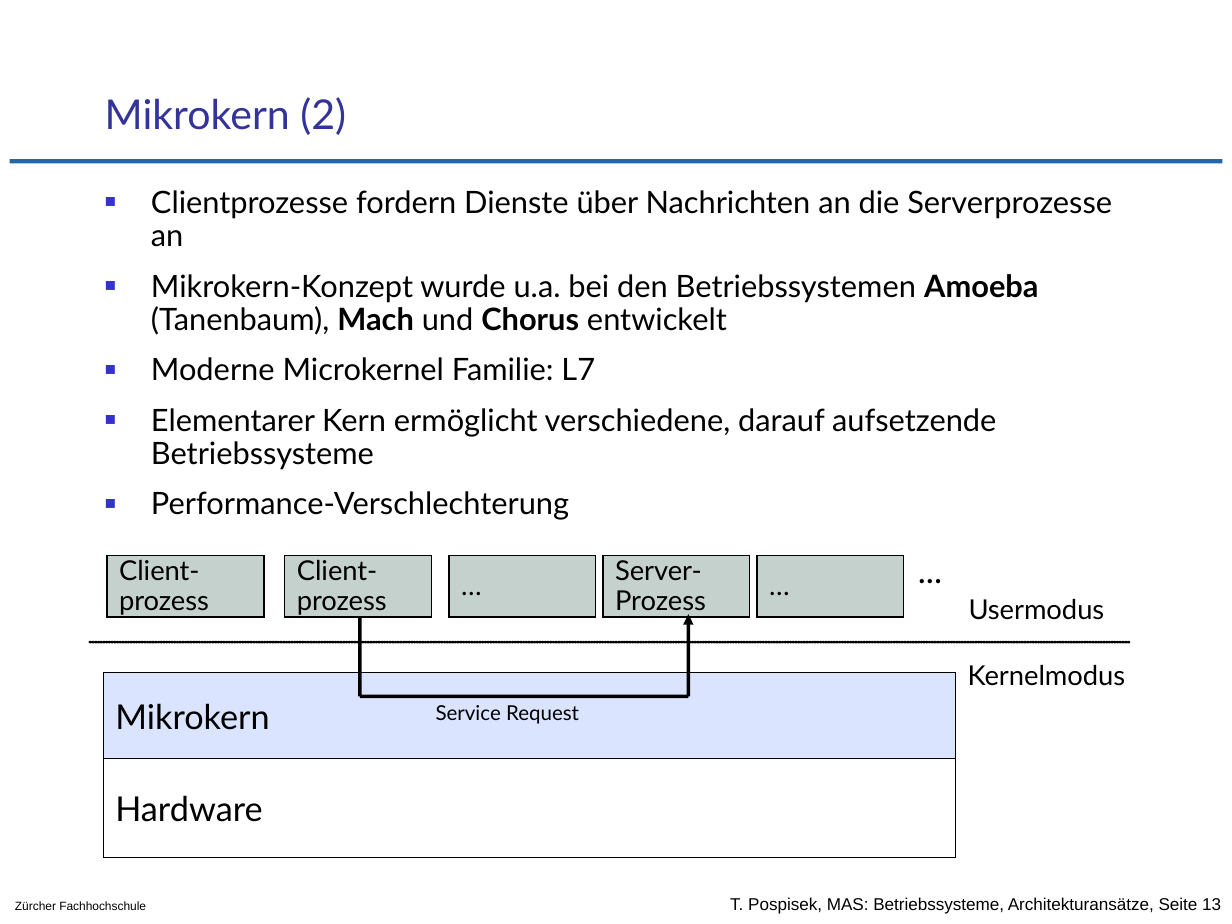
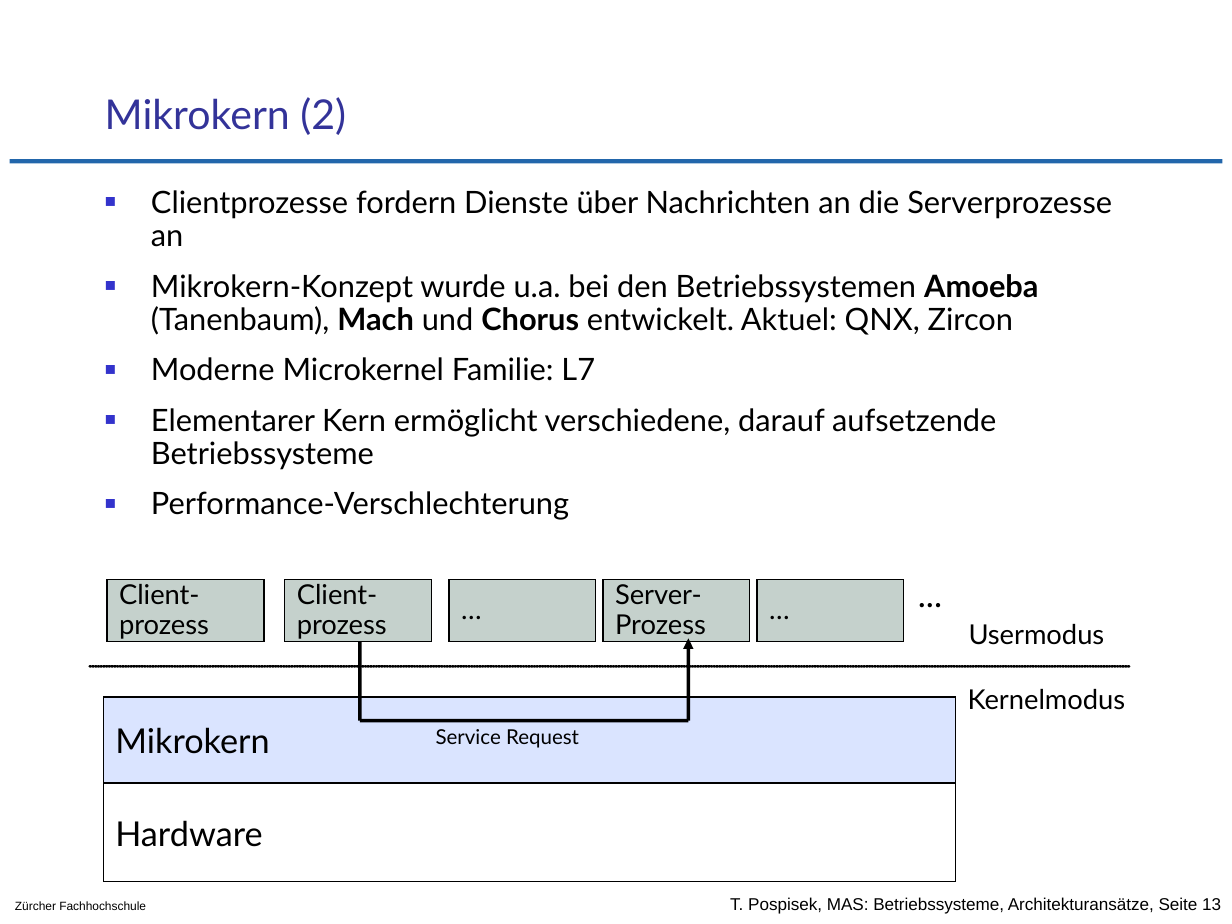
Before and after one commit to tpo/betriebssysteme, a slide deck: slide 13 of 02-2_Architekturansätze.odp. Drawn at 1232x924 pixels with LibreOffice and Linux fonts; fonts in the diff are those of the drawing; background and template pictures are left out. Boxes give left, top, right and bottom in pixels: in the first picture for what was removed or moved away, otherwise in the second. Text is boxed around its words. In the diff, an @@ line names an element or a change of style, - is before the commit and + after.

Commit message:
S.13 Zircon, QNX erwähnt

```diff
--- a/02-2_Architekturansätze.odp
+++ b/02-2_Architekturansätze.odp
@@ text at box(151, 274, 1038, 335): text changed @@
-■ Mikrokern-Konzept wurde u.a. bei den Betriebssystemen Amoeba (Tanenbaum), Mach und Chorus entwickelt
+■ Mikrokern-Konzept wurde u.a. bei den Betriebssystemen Amoeba (Tanenbaum), Mach und Chorus entwickelt. Aktuel: QNX, Zircon
@@ 7 rectangles, 4 texts, 3 lines, 1 arrow: place and size @@
-7 rectangles, 4 texts, 3 lines, 1 arrow at box(90, 543, 1130, 857)
+7 rectangles, 4 texts, 3 lines, 1 arrow at box(90, 568, 1130, 882)
```
Also in this commit, not shown: 1 other slide changed.
